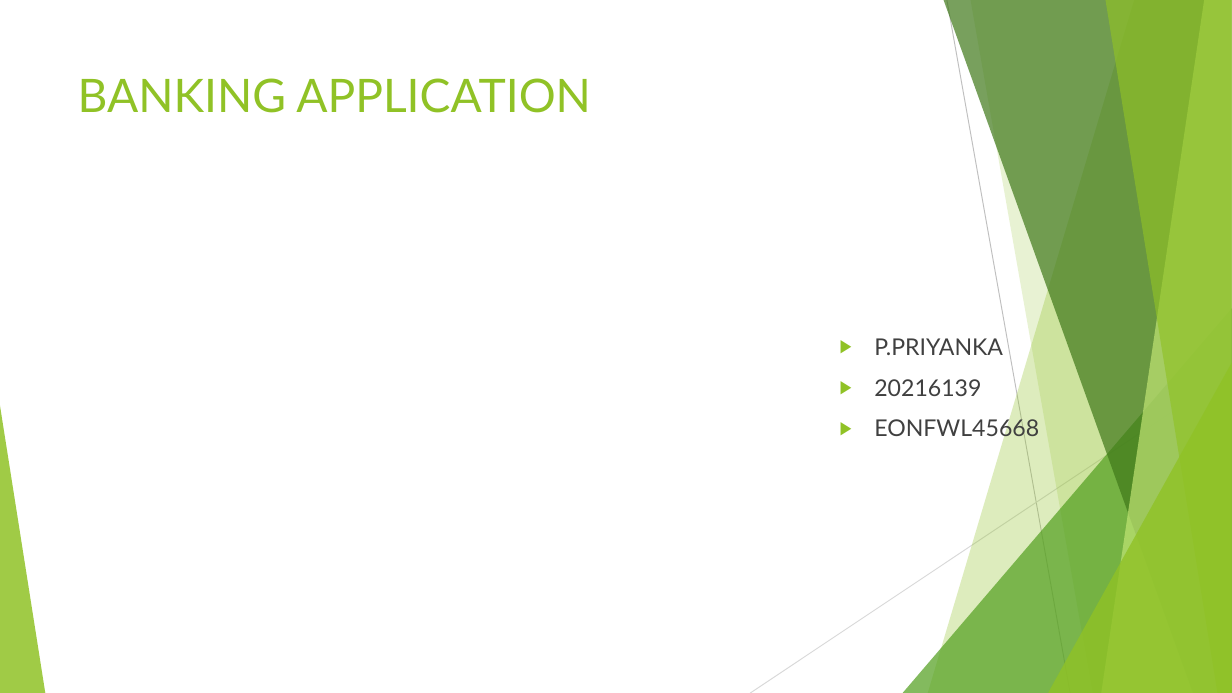
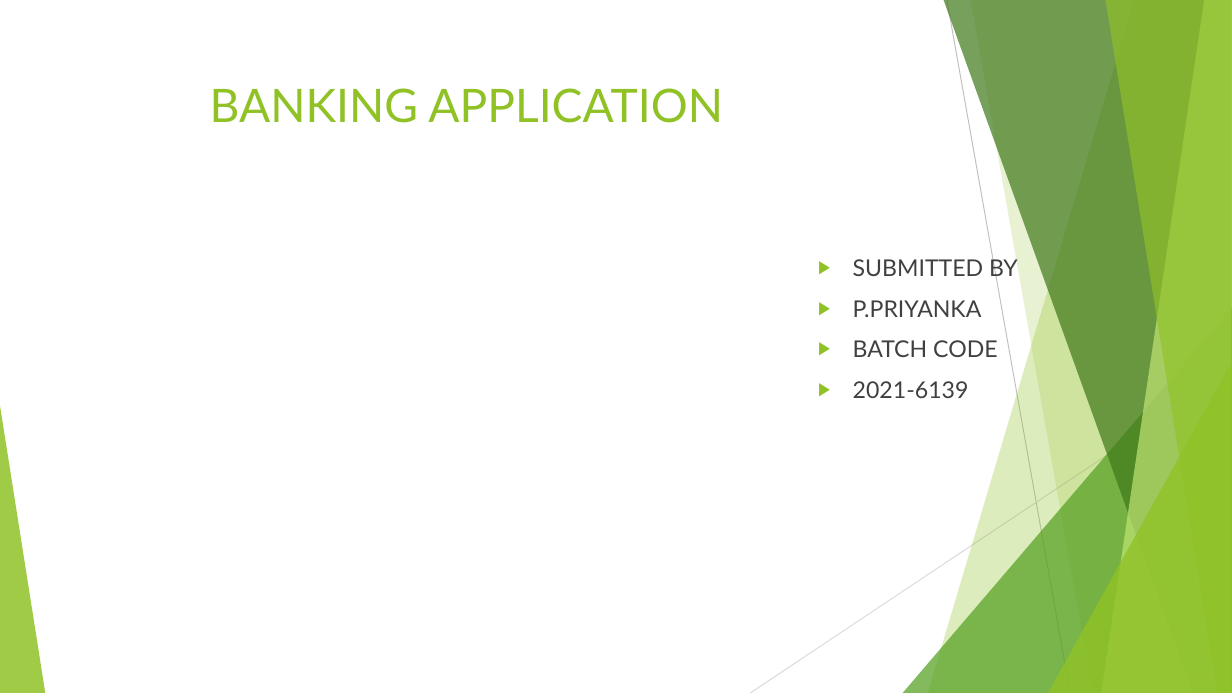
Before and after one commit to PerumbuduruPriyanka/banking-application, a slide deck: slide 1 of Bank application.pptx. Drawn at 1232x693 pixels with LibreOffice and Linux fonts; fonts in the diff are those of the drawing. Boxes give left, top, right and bottom in pixels: in the first picture for what was removed or moved away, otherwise in the second. Text is boxed around its words. In the diff, an @@ line names an element or a change of style, - is before the commit and + after.

```diff
--- a/Bank application.pptx
+++ b/Bank application.pptx
@@ title "BANKING APPLICATION" moved from (x1=78, y1=78, x2=591, y2=113) to (x1=210, y1=88, x2=723, y2=123) @@
@@ text "SUBMITTED BY" moved from (x1=874, y1=338, x2=1039, y2=442) to (x1=853, y1=256, x2=1018, y2=398) @@
@@ text at (x1=853, y1=256, x2=1018, y2=281): paragraph added @@
+▶ SUBMITTED BY
@@ text at (x1=853, y1=340, x2=997, y2=398): text changed @@
-▶ 20216139
-▶ EONFWL45668
+▶ BATCH CODE
+▶ 2021-6139
```
Also in this commit, not shown: 1 other slide changed, 1 slide added.
